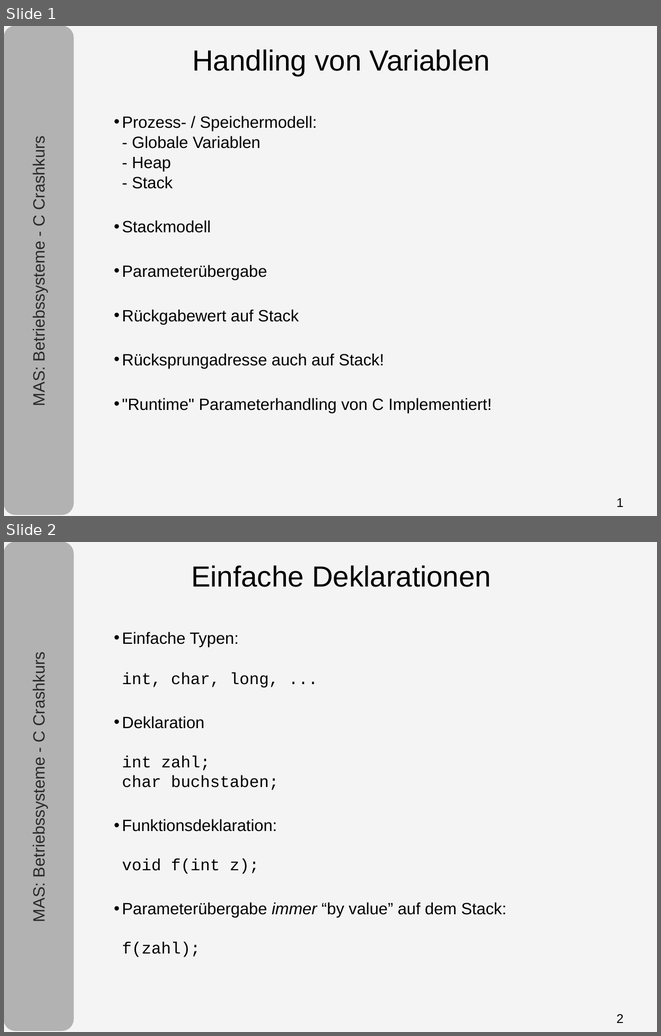
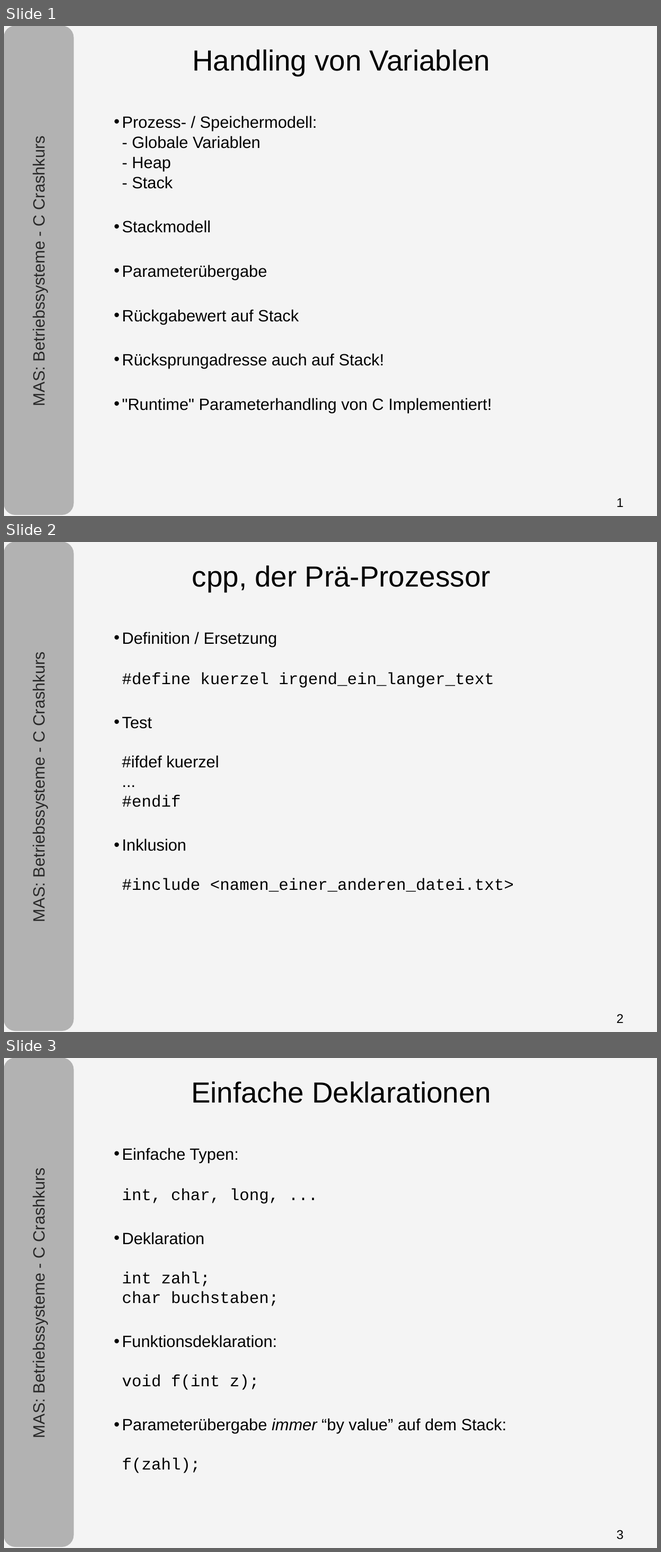
Before and after one commit to tpo/betriebssysteme, a slide deck: 05-1_C.odp. Shown one above the other, each under a label of ours: slides 1 and 2 before the commit, slides 1, 2 and 3 after it. The pictures are 661x1036 and 661x1552 pixels, drawn with LibreOffice and Linux fonts; fonts in the diff are those of the drawing. Boxes give left, top, right and bottom in pixels: in the first picture for what was removed or moved away, otherwise in the second. Text is boxed around its words. In the diff, an @@ line names an element or a change of style, - is before the commit and + after.

Commit message:
+Erläuterung von Prä-Prozessor Anweisungen

```diff
--- a/05-1_C.odp
+++ b/05-1_C.odp
@@ slide 2 added at (4,542,657,1032), background #F4F4F4; not listed: 1 template element that a slide beside it also shows @@
@@ rounded rectangle added at (4,542,73,1031), fill #B2B2B2, outline #B2B2B2 0.74 pt @@
@@ text added at (192,565,491,592), 32 pt, text #000000 @@
+cpp, der Prä-Prozessor
@@ text added at (122,632,514,892), 18 pt, text #000000 @@
+• Definition / Ersetzung
+  #define kuerzel irgend_ein_langer_text
+• Test
+  #ifdef kuerzel
+  ...
+  #endif
+• Inklusion
+  #include <namen_einer_anderen_datei.txt>
@@ text added at (30,660,48,921), 18 pt, text #292929 @@
+MAS: Betriebssysteme - C Crashkurs
@@ page number added at (617,1014,624,1023), 14 pt, text #000000 @@
+2
@@ what was slide 2 is now slide 3 @@
@@ page number at (617,1530,624,1539): text changed @@
-2
+3
```
Also in this commit, not shown: 1 other file.
